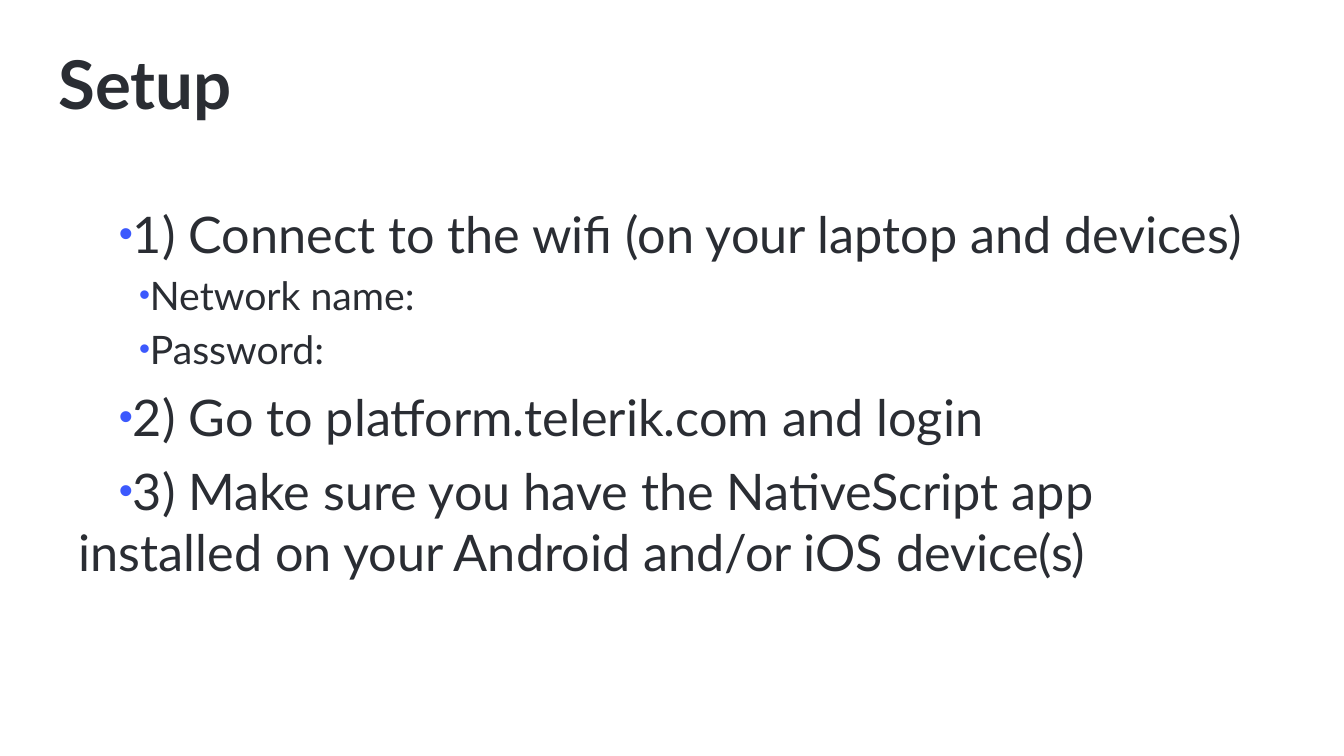
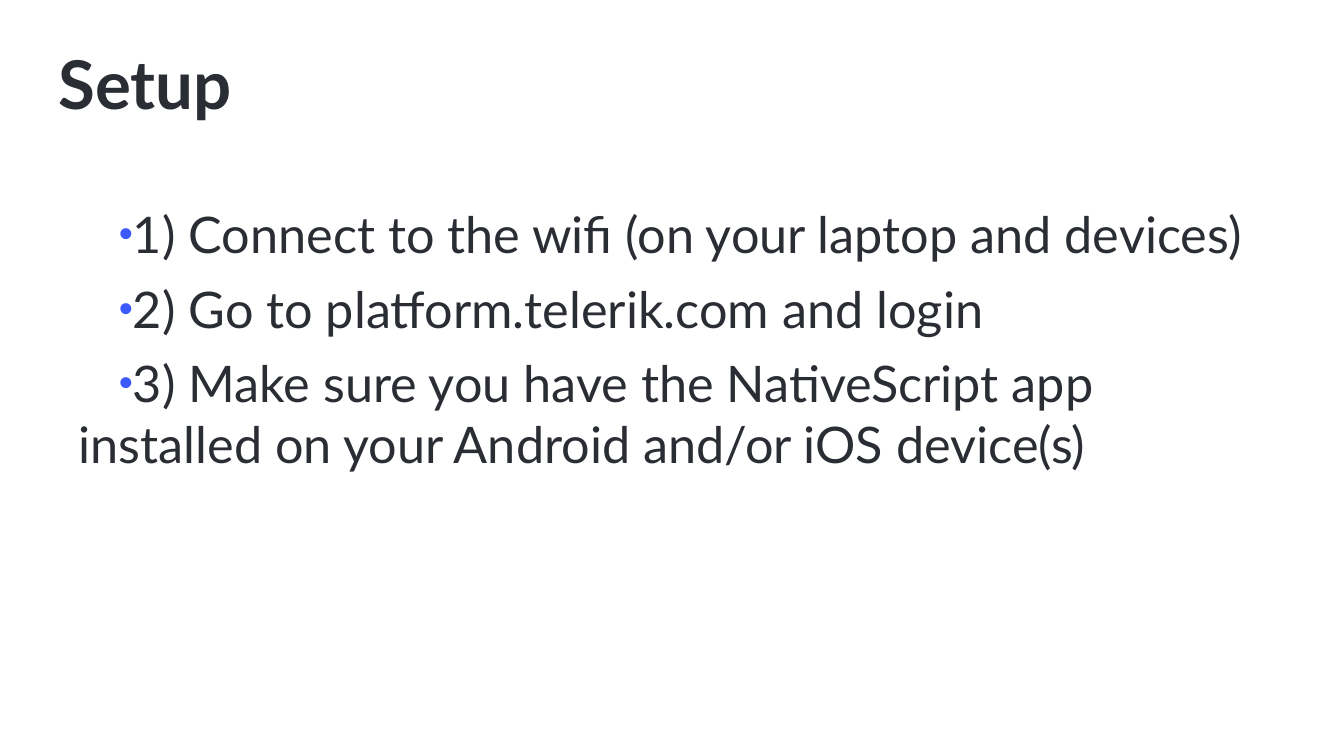
Before and after one commit to NativeScript/NativeScript-NEXT-Workshop, a slide deck: slide 1 of slides/1-Intro/intro.pptx. Drawn at 1344x756 pixels with LibreOffice and Linux fonts; fonts in the diff are those of the drawing; background and template pictures are left out. Boxes give left, top, right and bottom in pixels: in the first picture for what was removed or moved away, otherwise in the second. Text is boxed around its words. In the diff, an @@ line names an element or a change of style, - is before the commit and + after.

Commit message:
Slides update

```diff
--- a/slides/1-Intro/intro.pptx
+++ b/slides/1-Intro/intro.pptx
@@ text at (150,281,415,365): paragraphs removed @@
-    • Network name:
-    • Password:
```
Also in this commit, not shown: 1 other file.
